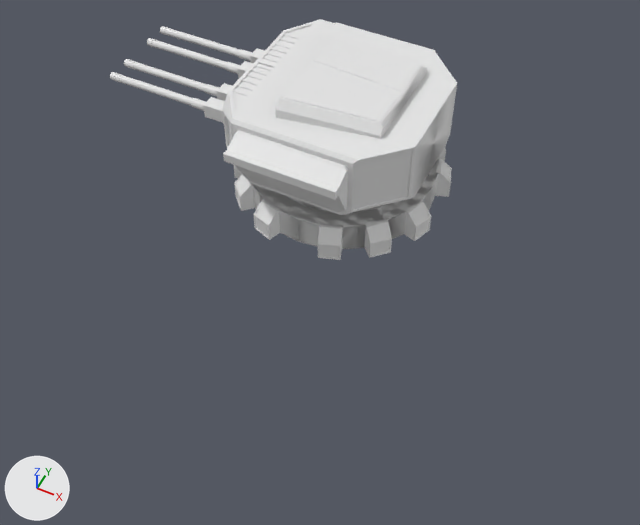
The FBX model Model/DualGunTurret.fbx, before and after one commit.
Camera for both pictures: a 50 mm lens placed at (6.07, -13.22, 13.51), pointed at (0.27, -1.64, -0.97). The lights are fixed; the arrows at lower left show +X, +Y and +Z. Where no turn or scale is listed for an object, it has been applied to the vertices.

The older version as bpy lines, for what is in view:
```python
me_cylinder_001 = bpy.data.meshes.new('Cylinder.001')
me_cylinder_001.from_pydata(...)  # 3700 vertices, 3462 faces; spans x -5.12..2.32, y -2.49..2.49, z 0.0..2.94
ob_dualgunturret = bpy.data.objects.new('DualGunTurret', me_cylinder_001)
ob_dualgunturret.location = (0.0, 0.0, 0.0)
```
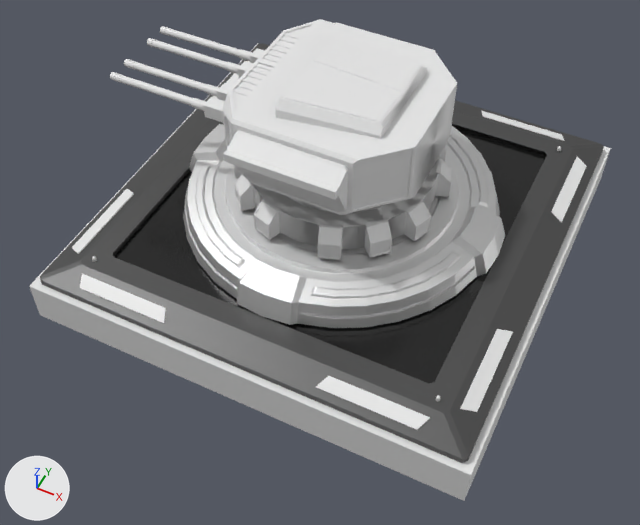
The newer file is also turned or shifted as a whole; pictures and numbers use the older file's frame.

The change, as a diff of the scene's bpy script:
```diff
--- a/Model/DualGunTurret.fbx.py
+++ b/Model/DualGunTurret.fbx.py
@@ mat_tech_pedestal_mat_003 @@
+mat_tech_pedestal_mat_003 = principled_material('tech_pedestal_mat.003')
+mat_tech_pedestal_mat_003.base_color = (0.8, 0.8, 0.8)  # white #e7e7e7
+mat_tech_pedestal_mat_003.metallic = 1.0
+mat_tech_pedestal_mat_003.roughness = 0.553
@@ mat_material_004 @@
+mat_material_004 = principled_material('Material.004')
+mat_material_004.base_color = (0.112, 0.112, 0.112)  # dark grey #5e5e5e
+mat_material_004.metallic = 0.695
+mat_material_004.roughness = 0.479
@@ mat_material_002 @@
+mat_material_002 = principled_material('Material.002')
+mat_material_002.base_color = (0.8, 0.8, 0.8)  # white #e7e7e7
+mat_material_002.roughness = 0.4
@@ mat_material_005 @@
+mat_material_005 = principled_material('Material.005')
+mat_material_005.base_color = (0.8, 0.8, 0.8)  # white #e7e7e7
@@ mat_material_009 @@
+mat_material_009 = principled_material('Material.009')
+mat_material_009.base_color = (0.00793, 0.00793, 0.00793)  # black #161616
+mat_material_009.roughness = 0.179
@@ me_立方体_006 @@
+me_立方体_006.from_pydata(...)  # a box spanning x -5.0..5.0, y -5.0..5.0, z 0.0..1.0
@@ me_circle_003 @@
+me_circle_003.from_pydata(...)  # 2505 vertices, 2080 faces; spans x -3.75..3.75, y -3.75..3.75, z 0.0..0.78
+me_circle_003.materials.append(mat_tech_pedestal_mat_003)  # white #e7e7e7
@@ me_cylinder_004 @@
+me_cylinder_004.from_pydata(...)  # 333 vertices, 282 faces; spans x -4.85..4.85, y -4.85..4.85, z -0.07..0.36
+# faces by material slot: [200, 33, 1, 48]
+me_cylinder_004.materials.append(mat_material_002)  # white #e7e7e7
+me_cylinder_004.materials.append(mat_material_004)  # dark grey #5e5e5e
+me_cylinder_004.materials.append(mat_material_009)  # black #161616
+me_cylinder_004.materials.append(mat_material_005)  # its picture is missing
@@ ob_立方体_001 @@
+ob_立方体_001 = bpy.data.objects.new('立方体.001', me_立方体_006)
+ob_立方体_001.location = (0.0, 0.0, -2.0)
@@ ob_foundation @@
+ob_foundation = bpy.data.objects.new('Foundation', me_circle_003)
+ob_foundation.location = (0.0, 0.0, -0.72)
@@ ob_base @@
+ob_base = bpy.data.objects.new('Base', me_cylinder_004)
+ob_base.location = (0.0, 0.0, -0.91)
```

Boxes [x1, y1, x2, y2] around the edits, measured in the pictures (640 x 525 px):
'Base', added: after [40, 43, 604, 463]
    faces in mat_material_004 (dark grey #5e5e5e): [40, 43, 604, 463]
    faces in mat_material_009 (black #161616): [114, 129, 545, 383]
    faces in mat_material_005 (its picture is missing): [72, 61, 587, 430]
'Foundation', added: after [183, 124, 505, 328]
'立方体.001', added: after [29, 43, 611, 501]
